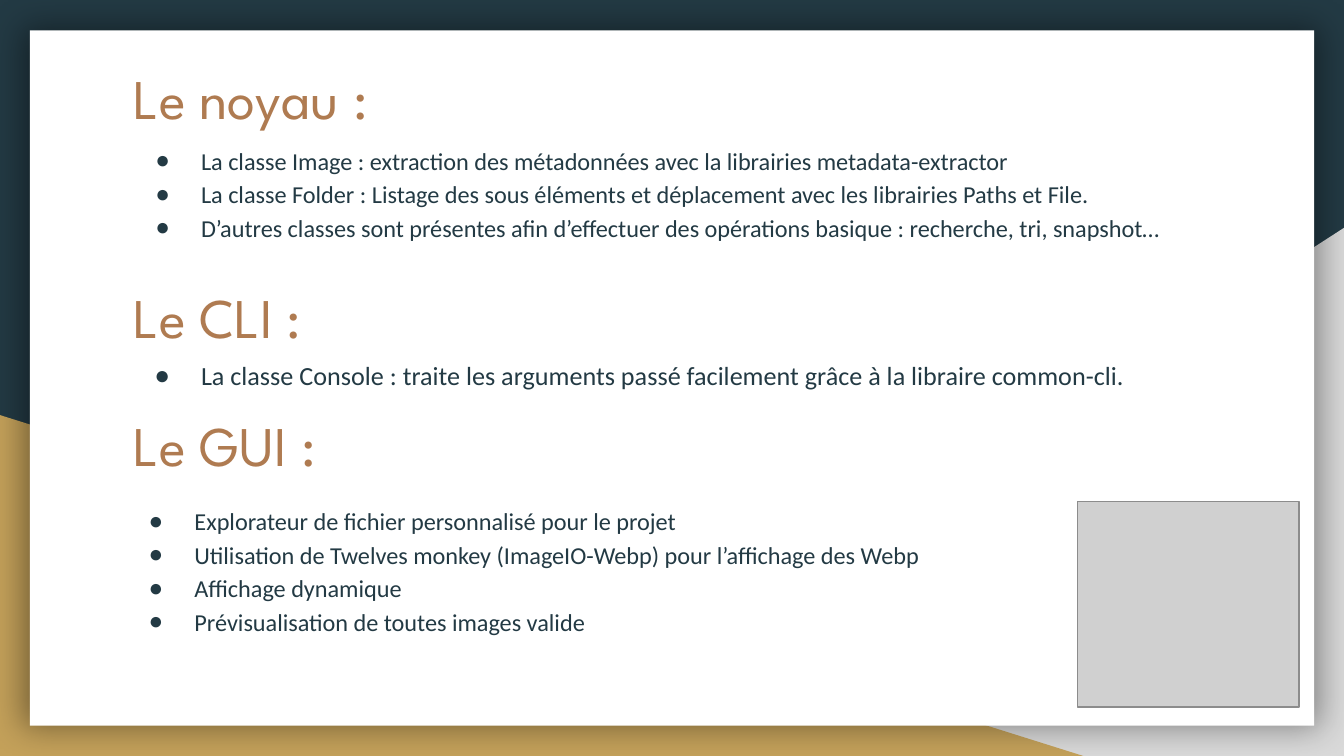
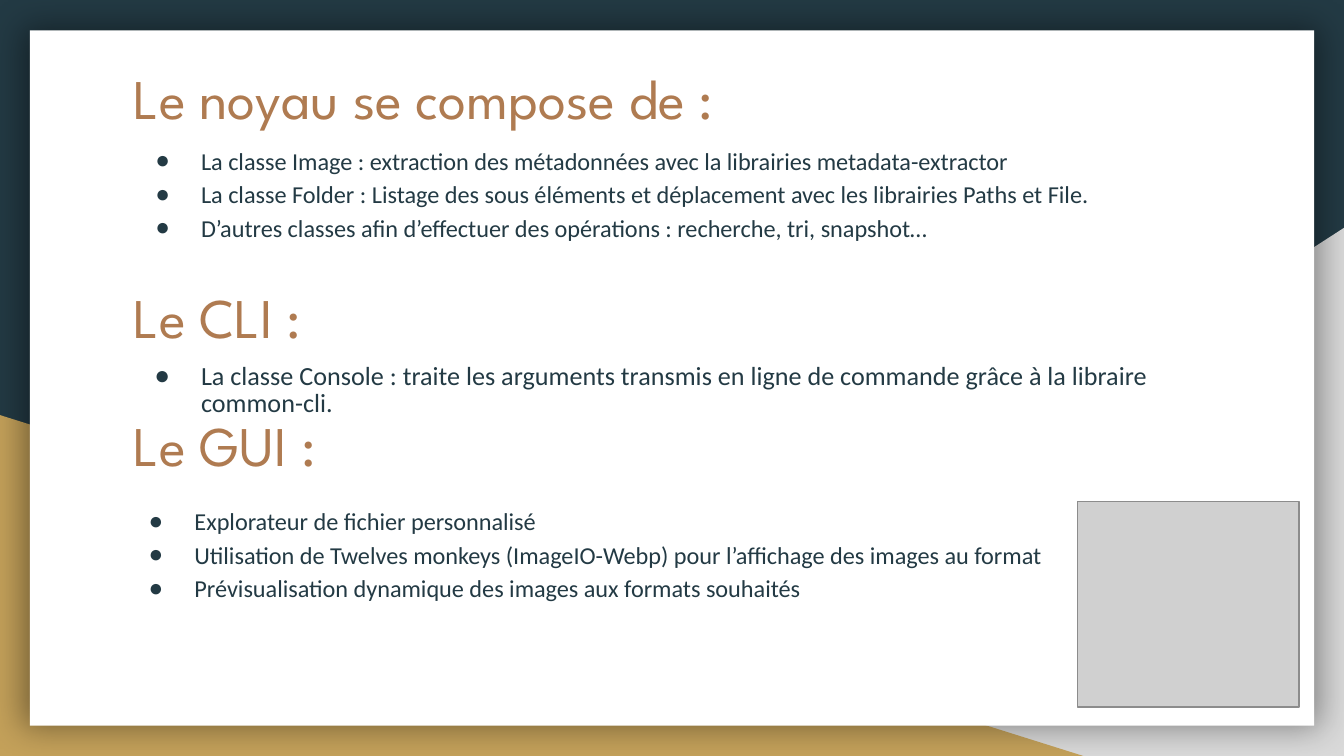
Before and after one commit to GauthierDefrance/Images-metadonnees-avec-Java, a slide deck: slide 2 of Présentation projet POO.pptx. Drawn at 1344x756 pixels with LibreOffice and Linux fonts; fonts in the diff are those of the drawing; grey boxes stand for pictures. Boxes give left, top, right and bottom in pixels: in the first picture for what was removed or moved away, otherwise in the second. Text is boxed around its words. In the diff, an @@ line names an element or a change of style, - is before the commit and + after.

```diff
--- a/Présentation projet POO.pptx
+++ b/Présentation projet POO.pptx
@@ title at (x1=134, y1=80, x2=685, y2=131): text changed @@
-Le noyau :
+Le noyau se compose de :
@@ text at (x1=201, y1=220, x2=927, y2=241): text changed @@
-● D’autres classes sont présentes afin d’effectuer des opérations basique : recherche, tri, snapshot…
+● D’autres classes afin d’effectuer des opérations : recherche, tri, snapshot…
@@ text at (x1=201, y1=367, x2=1147, y2=412): text changed @@
-● La classe Console : traite les arguments passé facilement grâce à la libraire common-cli.
+● La classe Console : traite les arguments transmis en ligne de commande grâce à la libraire common-cli.
@@ text at (x1=194, y1=513, x2=1041, y2=601): text changed @@
-● Explorateur de fichier personnalisé pour le projet
-● Utilisation de Twelves monkey (ImageIO-Webp) pour l’affichage des Webp
-● Affichage dynamique
-● Prévisualisation de toutes images valide
+● Explorateur de fichier personnalisé
+● Utilisation de Twelves monkeys (ImageIO-Webp) pour l’affichage des images au format Webp
+● Prévisualisation dynamique des images aux formats souhaités
```
Also in this commit, not shown: 2 other slides changed, 2 other files.
